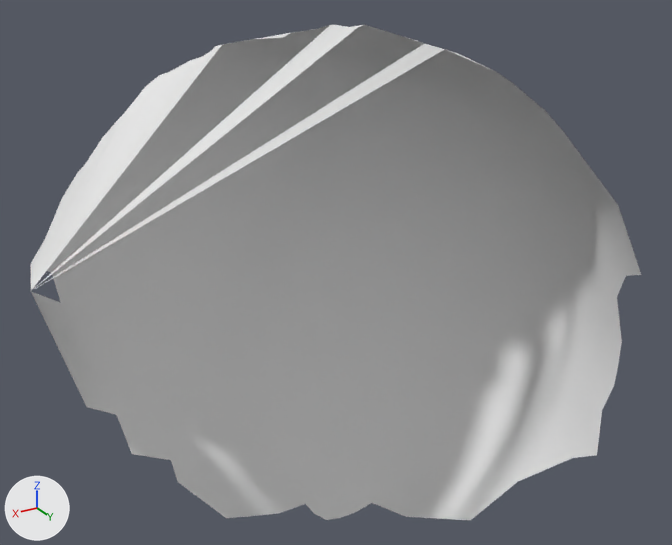
A saved change to the OBJ model res/tangential2/LargeSphere_tangential_02.000002.obj.
Camera for both pictures: a 50 mm camera at (867.0, 1189.0, 232.0) aimed at (639.0, 809.0, 42.0). Arrows for +X, +Y and +Z are at lower left; the lights stay in place. Where no turn or scale is listed for an object, it has been applied to the vertices.

The first picture shows 'LargeSphere_tangential_02.000002'.
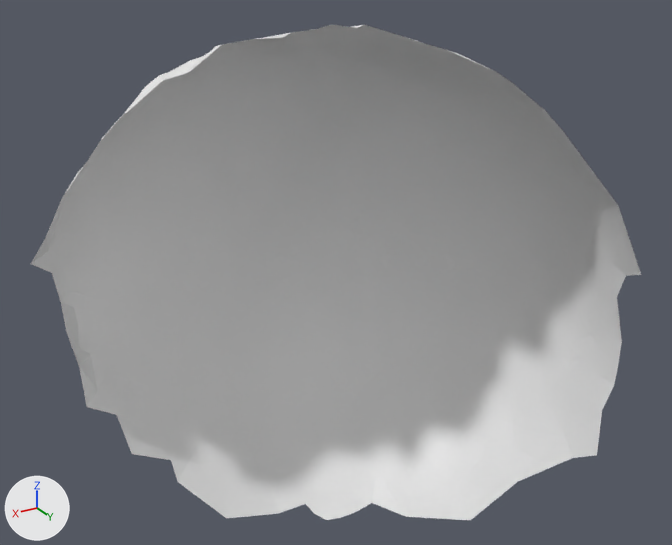
The change in detail:
me_largesphere_tangential_02_000002 is used by ob_largesphere_tangential_02_000002; location (0.0, 0.0, 0.0).
me_largesphere_tangential_02_000002 had 2654 vertices, 5264 faces and spanned x 515.0..801.0, y 696.0..918.0, z -119.0..170.0.
me_largesphere_tangential_02_000002 no longer uses material mat_largesphere_tangential_02_000002 (white #e7e7e7).
me_largesphere_tangential_02_000002 now has 2653 vertices, 5249 faces and spans x 515.0..779.0, y 696.0..918.0, z -119.0..170.0.
Part 1, on me_largesphere_tangential_02_000002:
1 vertex is removed from x 801.0, y 853.0, z 86.0.
15 faces are deleted.

Pixel boxes [x1, y1, x2, y2] of what changed, in the pictures (672 x 545 px):
'LargeSphere_tangential_02.000002', reshaped: before [30, 25, 641, 520]; after [31, 25, 641, 520]
part 1 of me_largesphere_tangential_02_000002, deleted: before [30, 25, 444, 407]
